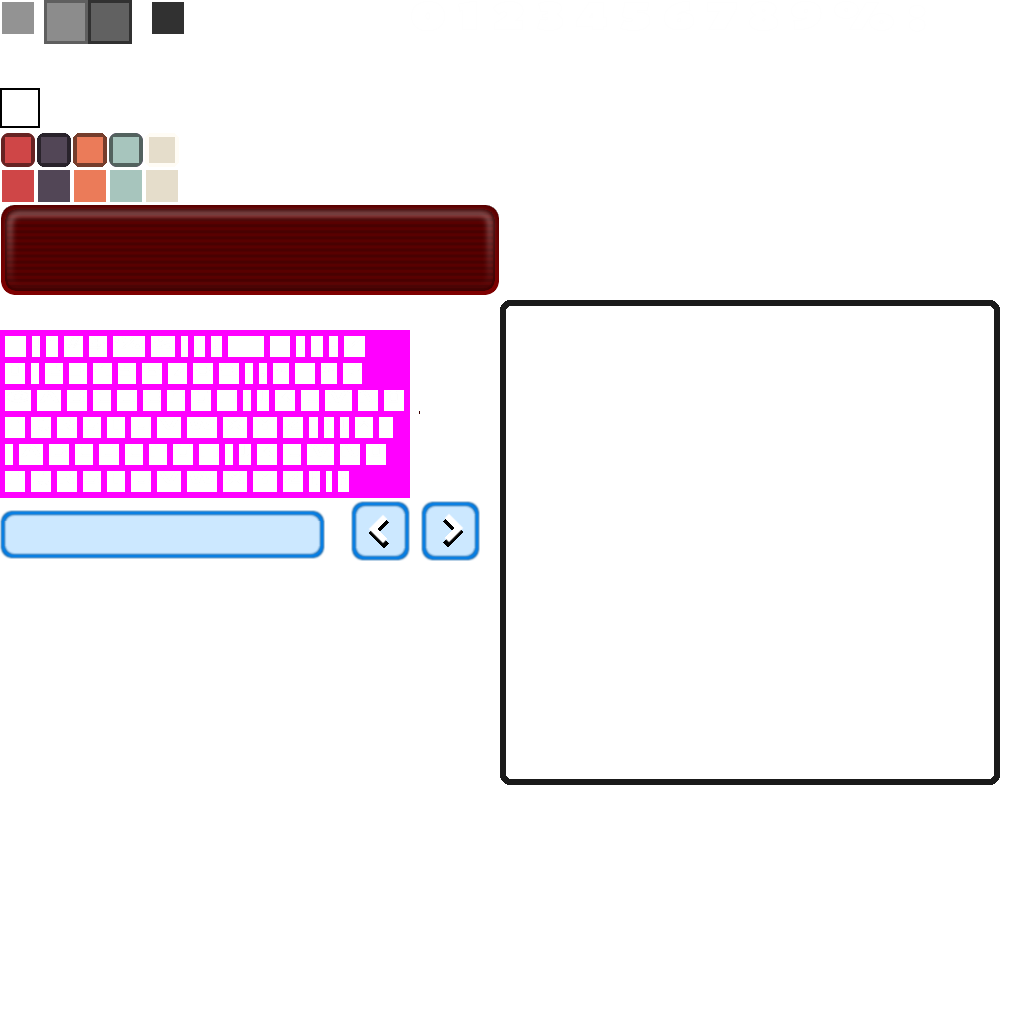
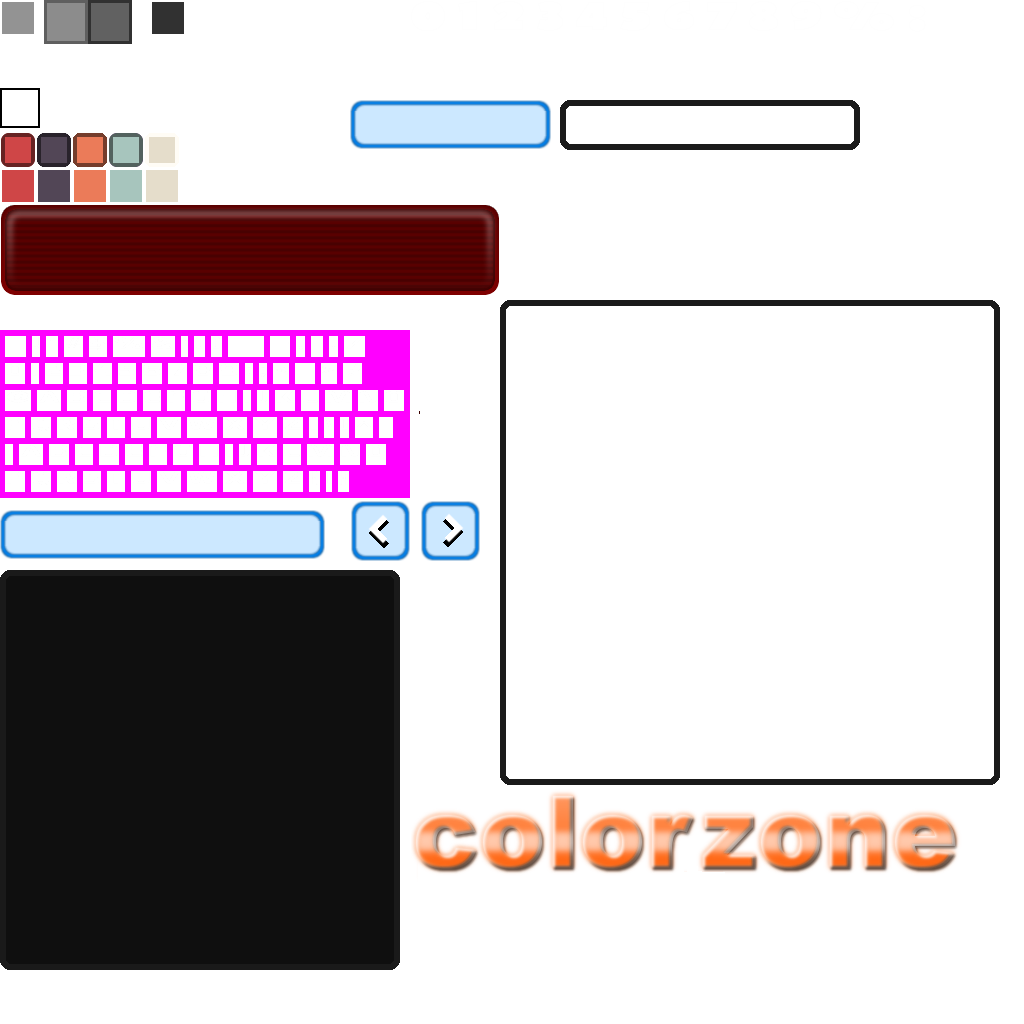
Comparing the layer stacks of the two 1024 x 1024 images. Changes:
added layer "Ebene #2" above "Ebene #1" over [6, 576, 394, 964]
added layer "color_zone #1" above "Buttons" over [411, 790, 961, 877]
painted on "Buttons" over [0, 100, 860, 970]
